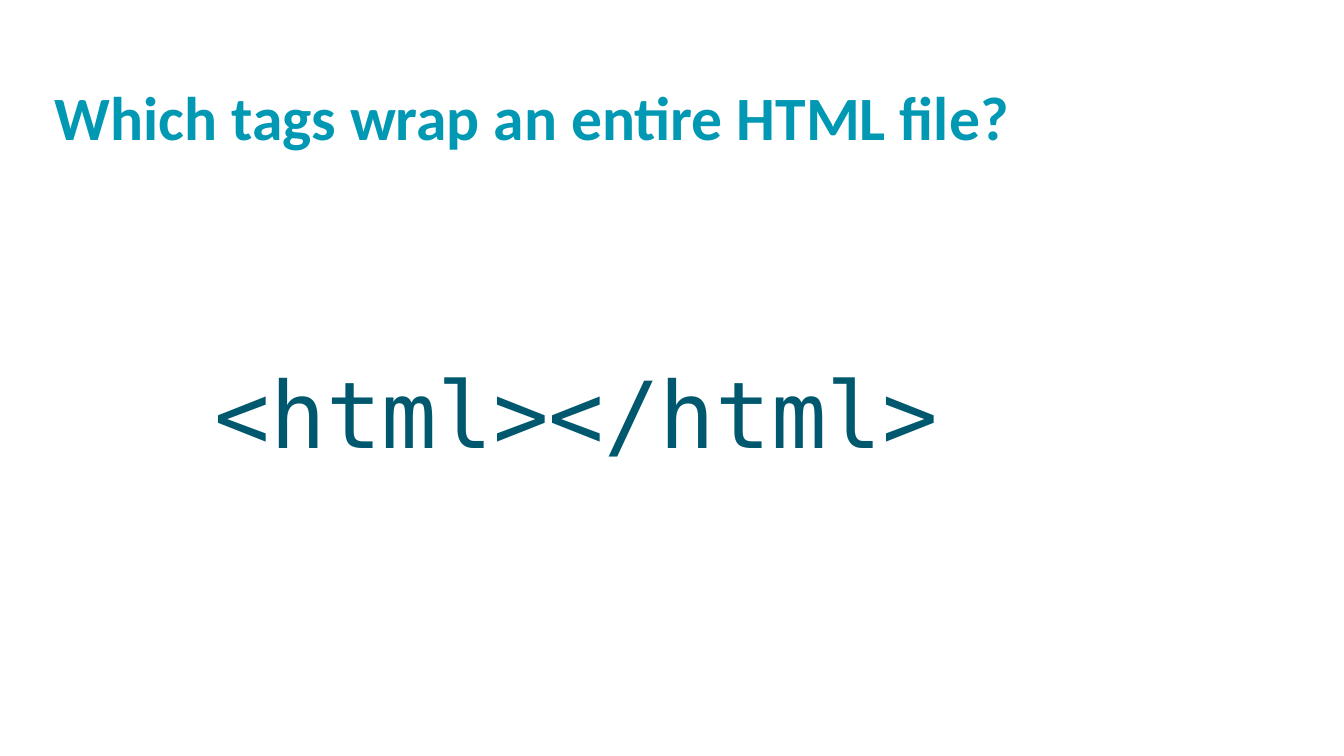
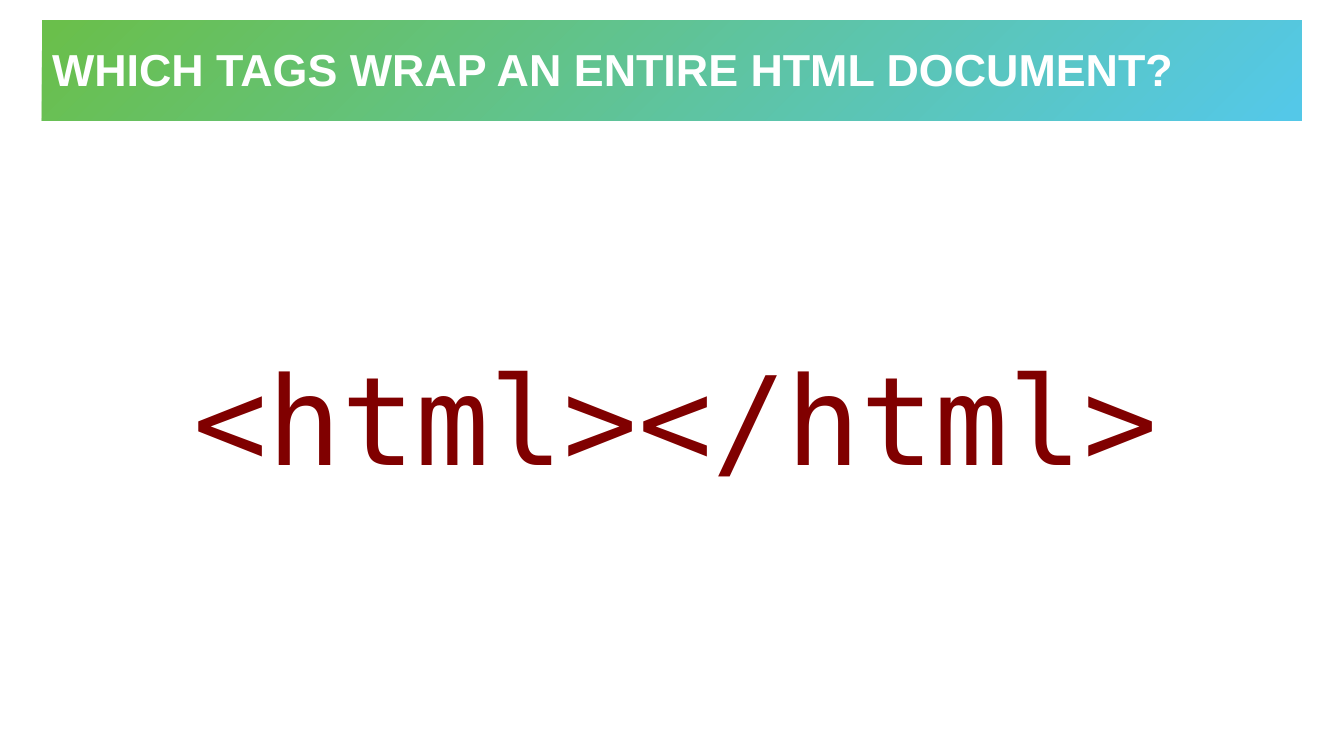
Before and after one commit to hytechclub/web-101, a slide deck: slide 2 of Week06/HtmlCssReviewActivity.pptx. Drawn at 1344x756 pixels with LibreOffice and Linux fonts; fonts in the diff are those of the drawing; background and template pictures are left out. Boxes give left, top, right and bottom in pixels: in the first picture for what was removed or moved away, otherwise in the second. Text is boxed around its words. In the diff, an @@ line names an element or a change of style, - is before the commit and + after.

```diff
--- a/Week06/HtmlCssReviewActivity.pptx
+++ b/Week06/HtmlCssReviewActivity.pptx
@@ title "WHICH TAGS WRAP AN ENTIRE ...": place and size @@
-title "WHICH TAGS WRAP AN ENTIRE ..." at (55,96,1009,151)
+title "WHICH TAGS WRAP AN ENTIRE ..." at (42,20,1303,121)
@@ title "WHICH TAGS WRAP AN ENTIRE ..." at (42,20,1303,121): vertical alignment top to middle; fill none to gradient #6ABF4B to #54C8E8 @@
@@ title at (52,54,1173,87): text changed; size 44 to 32 pt; font Calibri to Arial; text colour #0098B2 to #FFFFFF @@
-Which tags wrap an entire HTML file?
+WHICH TAGS WRAP AN ENTIRE HTML DOCUMENT?
@@ text "<html></html>": place and size @@
-text "<html></html>" at (215,377,938,457)
+text "<html></html>" at (193,370,1157,477)
@@ text "<html></html>" at (193,370,1157,477): size 66 to 88 pt, text colour #00586E to #800000; indent changed; line spacing 0.9 to 1; more space between paragraphs; vertical alignment top to middle @@
```
Also in this commit, not shown: 11 other slides changed, 2 slides added, 2 slides removed, 2 other files.
